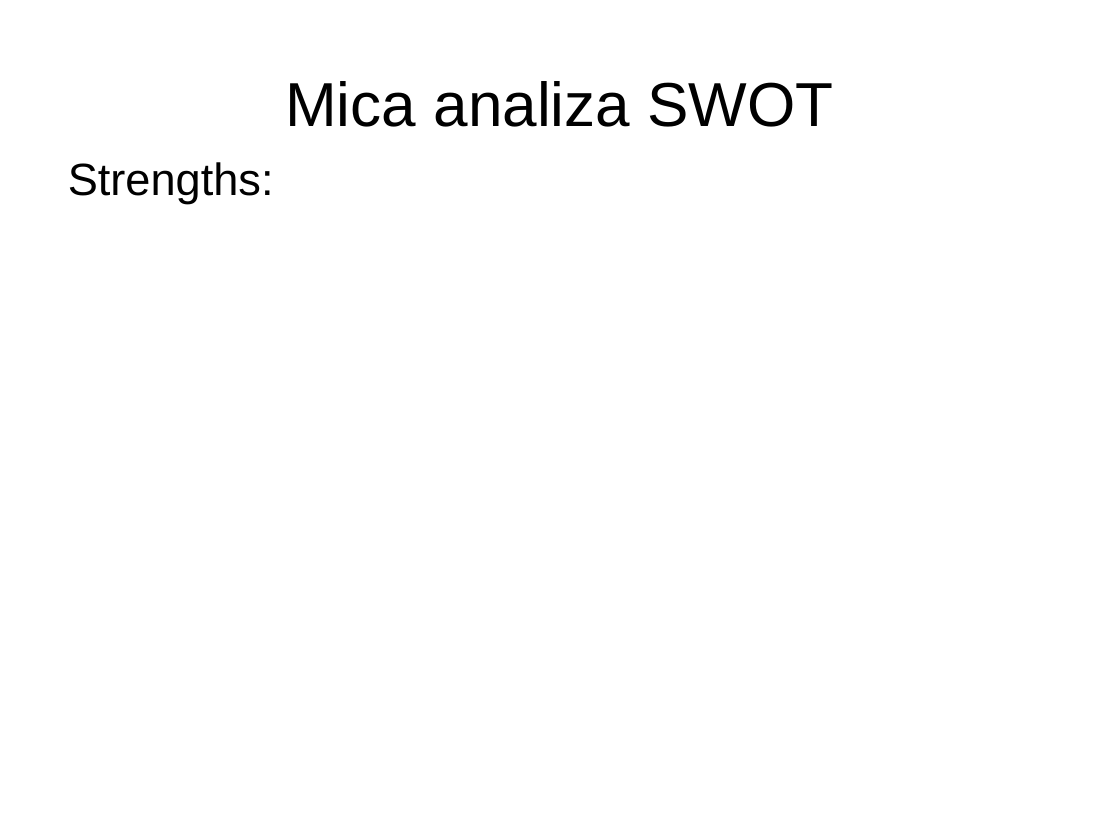
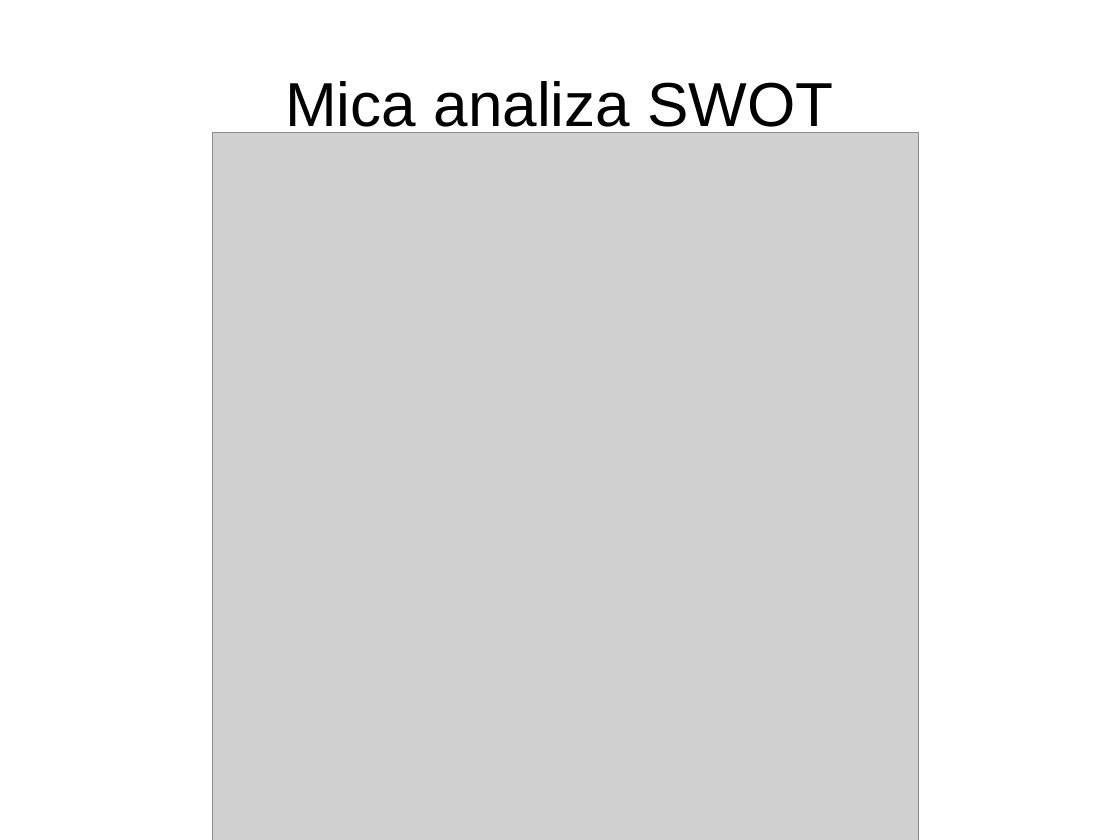
Before and after one commit to astef001/oc2016, a slide deck: slide 5 of TemplateTema-W1-2.ppt (slide 6 before the commit). Drawn at 1120x840 pixels with LibreOffice and Linux fonts; fonts in the diff are those of the drawing; grey boxes stand for pictures. Boxes give left, top, right and bottom in pixels: in the first picture for what was removed or moved away, otherwise in the second. Text is boxed around its words. In the diff, an @@ line names an element or a change of style, - is before the commit and + after.

Commit message:
Update

```diff
--- a/TemplateTema-W1-2.ppt
+++ b/TemplateTema-W1-2.ppt
@@ picture added at bbox=[213, 133, 919, 840] @@
@@ text removed at bbox=[68, 162, 274, 204] @@
-Strengths:
```
Also in this commit, not shown: 1 other slide changed, 1 slide removed.
